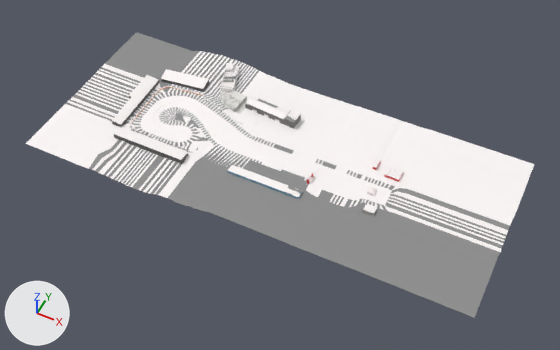
One commit to the FBX model Assets/model/prime ring/prim ring.fbx: the scene before it, then after it.
Both versions are drawn from a camera (50 mm lens) standing at (209.0, -263.0, 321.0) and looking at (78.0, 0.0, -8.0). The lights are fixed; the arrows at lower left show +X, +Y and +Z. Vertices at the same position are counted once.

Objects in the first picture: 'box', 'garage', 'snow', 'tribunes'.
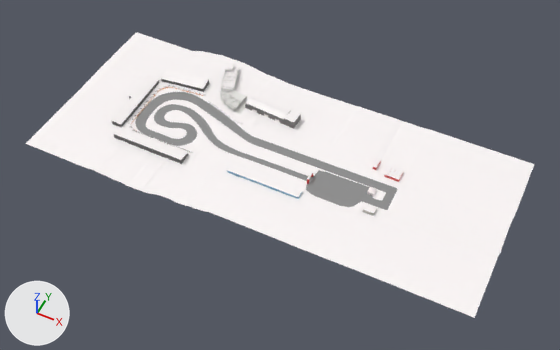
What changed in the scene script:
```text
Change me_snow:
    used by ob_snow; location = (0.0, -10.9, 0.0)
    remove me_snow.from_pydata(...)  # 2689 vertices, 2671 faces; spans x -61.0..205.0, y -40.0..80.0, z 0.0..3.0
    add me_snow.from_pydata(...)  # 2695 vertices, 2679 faces; spans x -61.0..205.0, y -40.0..80.0, z 0.0..3.0
    me_snow part 1
    8 faces are deleted
    6 vertices are added at (142.0, 24.0, 0.0), (141.0, 25.0, 0.0), (143.0, 23.0, 0.0), (143.0, 8.0, 0.0), (143.0, 8.0, 0.0), (142.0, 7.0, 0.0)
    16 new faces join them
    me_snow part 2: 2608 kept faces spanning x -61.0..205.0, y -40.0..80.0, z 0.0..1.0 get new texture (UV) coordinates
```

What differs and where, as boxes [x1, y1, x2, y2] in the pictures (560 x 350 px):
part 1 of me_snow, built on
    both: [380, 185, 399, 211]
part 2 of me_snow, surface changed (grey to white)
    both: [63, 32, 511, 318]
